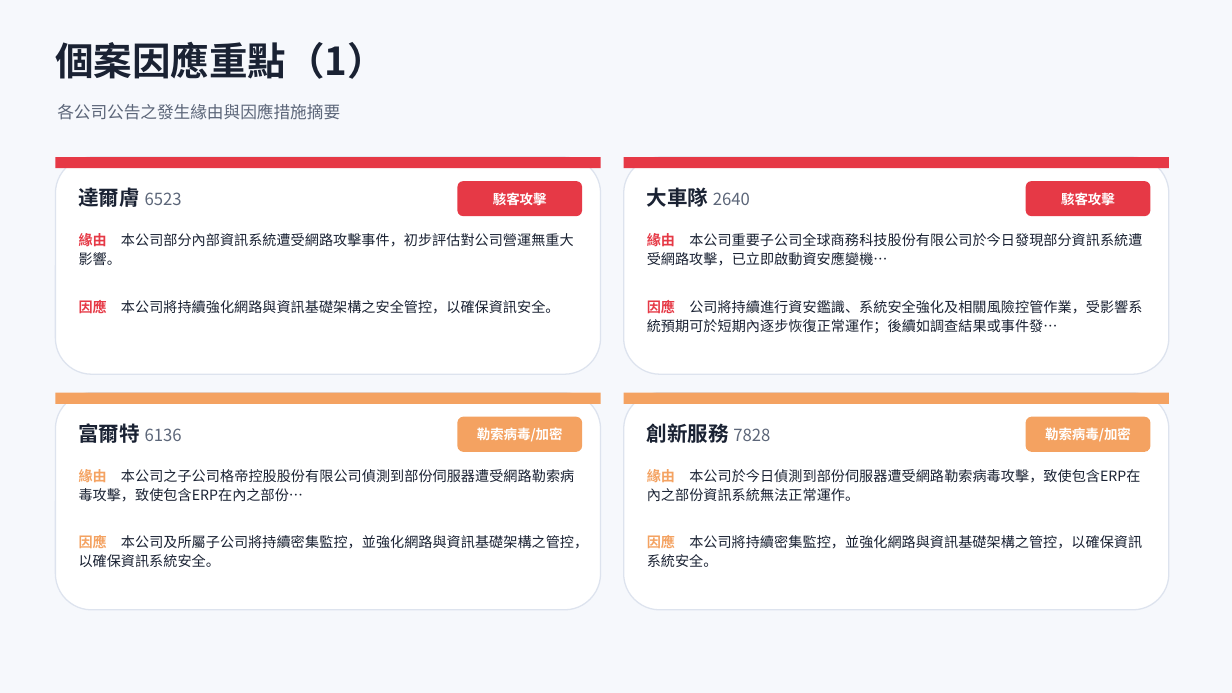
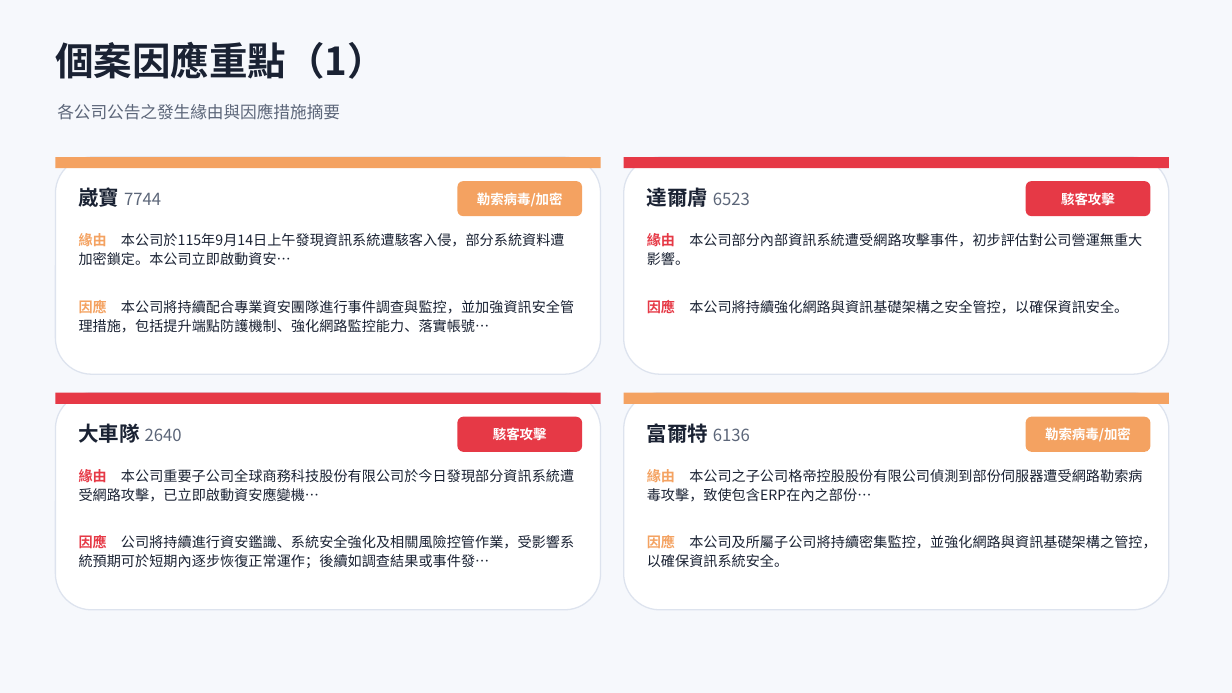
Before and after one commit to Johnnylin77/mops-isec-monitor, a slide deck: slide 6 of 資安事件因應分析.pptx. Drawn at 1232x693 pixels with LibreOffice and Linux fonts; fonts in the diff are those of the drawing. Boxes give left, top, right and bottom in pixels: in the first picture for what was removed or moved away, otherwise in the second. Text is boxed around its words. In the diff, an @@ line names an element or a change of style, - is before the commit and + after.

```diff
--- a/資安事件因應分析.pptx
+++ b/資安事件因應分析.pptx
@@ rectangle at box(55, 157, 601, 168): fill #E63946 to #F4A261 @@
@@ text at box(79, 185, 161, 211): text changed @@
-達爾膚 6523
+崴寶 7744
@@ rounded rectangle at box(457, 181, 582, 216): fill #E63946 to #F4A261 @@
@@ text at box(477, 192, 563, 207): text changed @@
-駭客攻擊
+勒索病毒/加密
@@ text at box(647, 185, 750, 211): text changed @@
-大車隊 2640
+達爾膚 6523
@@ text at box(79, 233, 565, 265): text changed @@
-緣由 本公司部分內部資訊系統遭受網路攻擊事件，初步評估對公司營運無重大影響。
+緣由 本公司於115年9月14日上午發現資訊系統遭駭客入侵，部分系統資料遭加密鎖定。本公司立即啟動資安…
@@ text at box(647, 231, 1142, 265): text changed @@
-緣由 本公司重要子公司全球商務科技股份有限公司於今日發現部分資訊系統遭受網路攻擊，已立即啟動資安應變機…
+緣由 本公司部分內部資訊系統遭受網路攻擊事件，初步評估對公司營運無重大影響。
@@ text at box(79, 298, 574, 333): text changed @@
-因應 本公司將持續強化網路與資訊基礎架構之安全管控，以確保資訊安全。
+因應 本公司將持續配合專業資安團隊進行事件調查與監控，並加強資訊安全管理措施，包括提升端點防護機制、強化網路監控能力、落實帳號…
@@ text at box(647, 298, 1128, 316): text changed @@
-因應 公司將持續進行資安鑑識、系統安全強化及相關風險控管作業，受影響系統預期可於短期內逐步恢復正常運作；後續如調查結果或事件發…
+因應 本公司將持續強化網路與資訊基礎架構之安全管控，以確保資訊安全。
@@ rectangle at box(55, 393, 601, 404): fill #F4A261 to #E63946 @@
@@ rounded rectangle at box(457, 417, 582, 452): fill #F4A261 to #E63946 @@
@@ text at box(79, 423, 182, 443): text changed @@
-富爾特 6136
+大車隊 2640
@@ text at box(493, 427, 547, 440): text changed @@
-勒索病毒/加密
+駭客攻擊
@@ text at box(647, 421, 750, 447): text changed; size 16 to 13 pt; text colour #1A2233 to #5C6679; bold off @@
-創新服務 7828
+富爾特 6136
@@ text at box(79, 467, 574, 502): text changed @@
-緣由 本公司之子公司格帝控股股份有限公司偵測到部份伺服器遭受網路勒索病毒攻擊，致使包含ERP在內之部份…
+緣由 本公司重要子公司全球商務科技股份有限公司於今日發現部分資訊系統遭受網路攻擊，已立即啟動資安應變機…
@@ text at box(647, 467, 1142, 502): text changed @@
-緣由 本公司於今日偵測到部份伺服器遭受網路勒索病毒攻擊，致使包含ERP在內之部份資訊系統無法正常運作。
+緣由 本公司之子公司格帝控股股份有限公司偵測到部份伺服器遭受網路勒索病毒攻擊，致使包含ERP在內之部份…
@@ text at box(79, 533, 574, 568): text changed @@
-因應 本公司及所屬子公司將持續密集監控，並強化網路與資訊基礎架構之管控，以確保資訊系統安全。
+因應 公司將持續進行資安鑑識、系統安全強化及相關風險控管作業，受影響系統預期可於短期內逐步恢復正常運作；後續如調查結果或事件發…
@@ text at box(647, 533, 1156, 567): text changed @@
-因應 本公司將持續密集監控，並強化網路與資訊基礎架構之管控，以確保資訊系統安全。
+因應 本公司及所屬子公司將持續密集監控，並強化網路與資訊基礎架構之管控，以確保資訊系統安全。
```
Also in this commit, not shown: 5 other slides changed, 2 other files.
